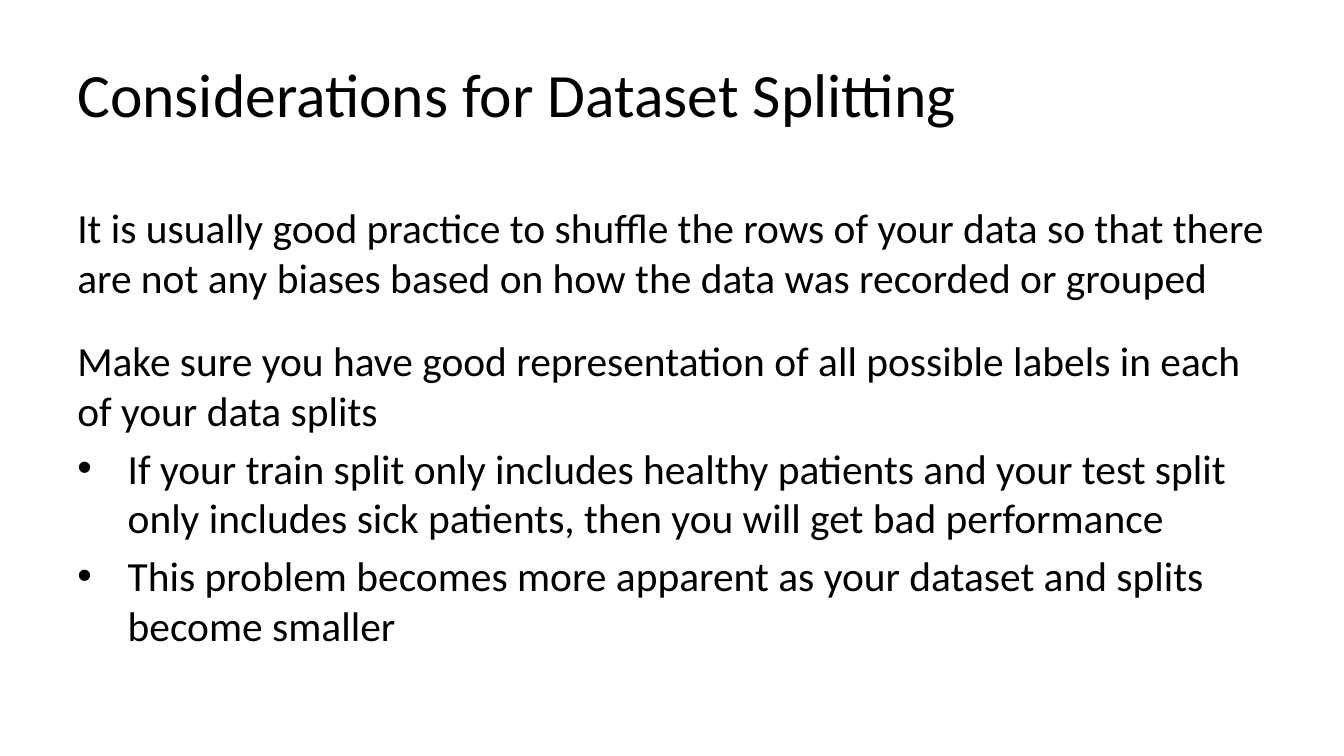
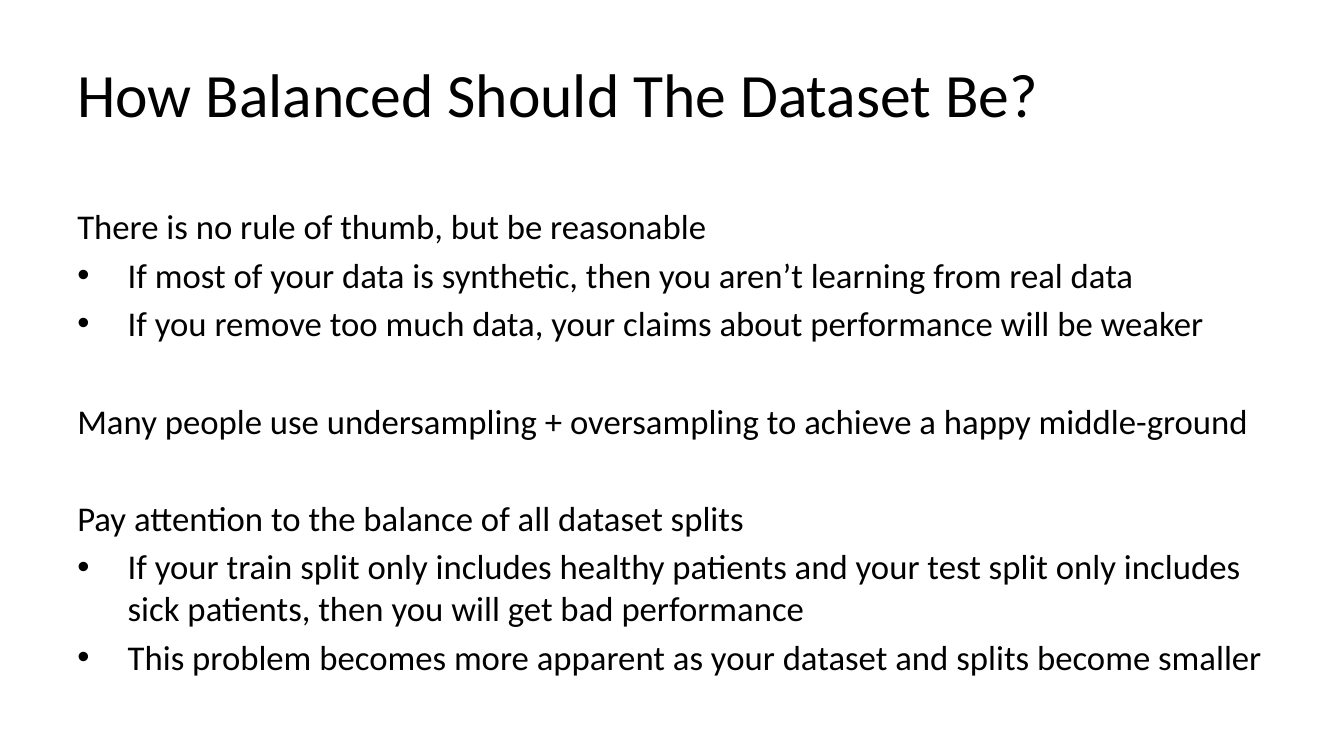
Before and after one commit to C4M-UofT/C4M-UofT.github.io, a slide deck: slide 33 of lectures/winter/6_ml_workflow/MachineLearning_tutorial.pptx (slide 18 before the commit). Drawn at 1344x756 pixels with LibreOffice and Linux fonts; fonts in the diff are those of the drawing. Boxes give left, top, right and bottom in pixels: in the first picture for what was removed or moved away, otherwise in the second. Text is boxed around its words. In the diff, an @@ line names an element or a change of style, - is before the commit and + after.

```diff
--- a/lectures/winter/6_ml_workflow/MachineLearning_tutorial.pptx
+++ b/lectures/winter/6_ml_workflow/MachineLearning_tutorial.pptx
@@ title at [77,74,1038,118]: text changed @@
-Considerations for Dataset Splitting
+How Balanced Should The Dataset Be?
@@ text at [77,215,1248,537]: text changed; size 29.6 to 24.8 pt @@
-It is usually good practice to shuffle the rows of your data so that there are not any biases based on how the data was recorded or grouped
-Make sure you have good representation of all possible labels in each of your data splits
+There is no rule of thumb, but be reasonable
+• If most of your data is synthetic, then you aren’t learning from real data
+• If you remove too much data, your claims about performance will be weaker
+Many people use undersampling + oversampling to achieve a happy middle-ground
+Pay attention to the balance of all dataset splits
@@ text at [128,555,1261,676]: size 29.6 to 24.8 pt in "If your train split only includes healthy ...", "This problem becomes more apparent as your ..." @@
```
Also in this commit, not shown: 19 other slides changed, 5 slides added, 3 slides removed, 2 other files.
